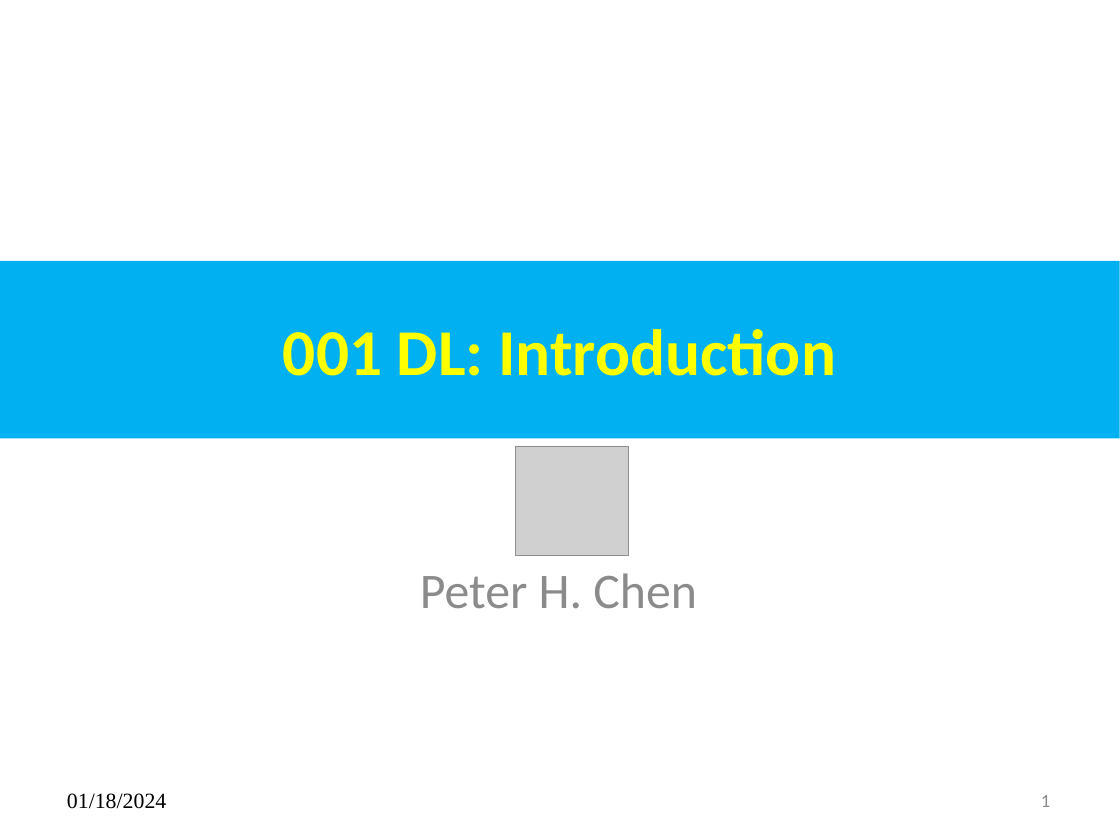
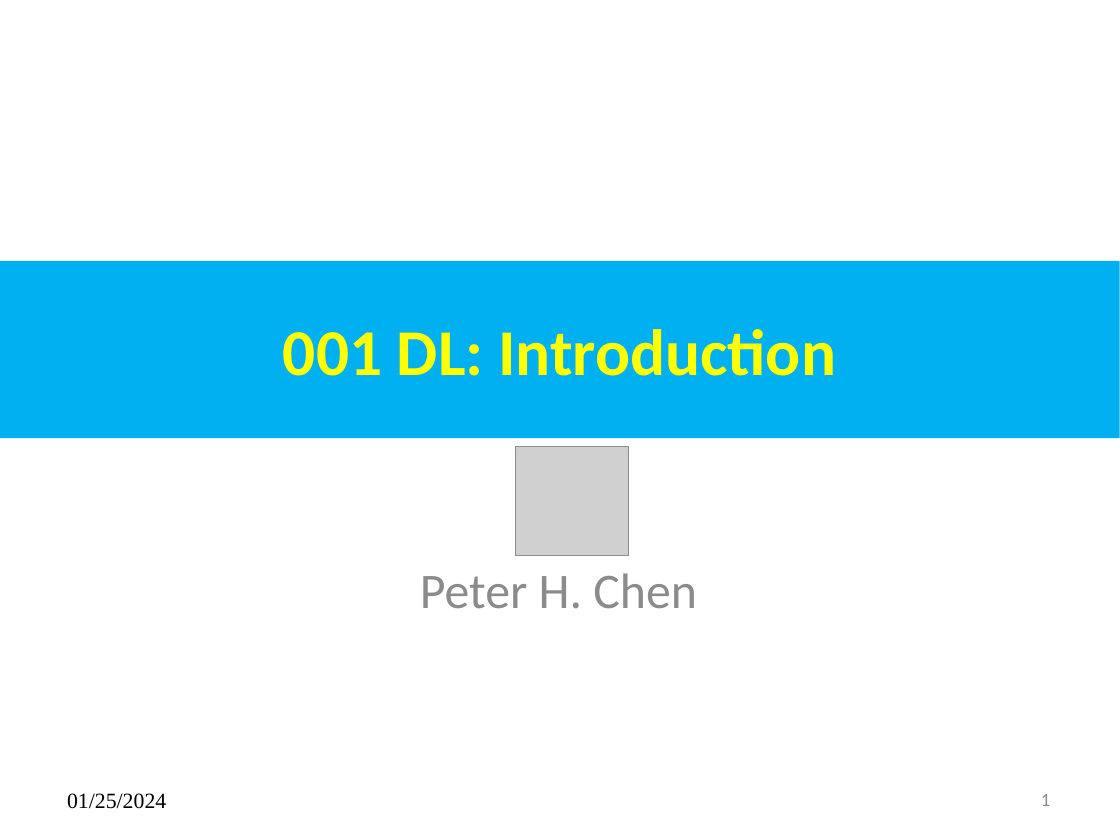
Before and after one commit to peterhchen/AIU_CS512_DL, a slide deck: slide 1 of 000_Lecture_Project/week01/01_Lecture/01_Intro.pptx. Drawn at 1120x840 pixels with LibreOffice and Linux fonts; fonts in the diff are those of the drawing; grey boxes stand for pictures. Boxes give left, top, right and bottom in pixels: in the first picture for what was removed or moved away, otherwise in the second. Text is boxed around its words. In the diff, an @@ line names an element or a change of style, - is before the commit and + after.

```diff
--- a/000_Lecture_Project/week01/01_Lecture/01_Intro.pptx
+++ b/000_Lecture_Project/week01/01_Lecture/01_Intro.pptx
@@ text at <box>67,793,166,809</box>: text changed @@
-01/18/2024
+01/25/2024
```
Also in this commit, not shown: 2 other slides changed, 3 other files.
